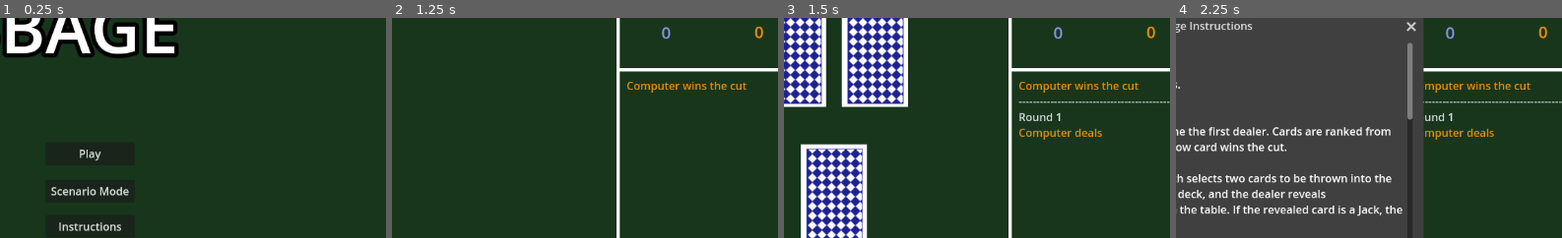
Above: before the commit, frames 1-4 (left to right).
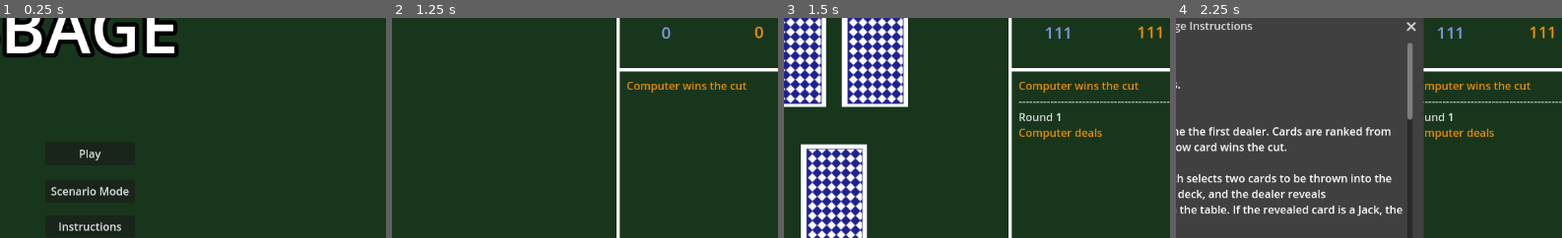
Above: after the commit, the same moments.

Repository: j-gruhn/cribbage
Game: Godot game, scene res://game.tscn
Same seed, same stepped clock (60 frames per second), same inputs: the game is played once before the commit and once after it.
Inputs:
- Up to frame 1 (0.25 s): no input
- Up to frame 2 (1.25 s): click "Play" at 0.5 s
- Up to frame 3 (1.5 s): click "Play" at 1.25 s
- Up to frame 4 (2.25 s): click "?" at 2 s
The pictures show only the part of the screen within x 46-96%, y 10-60%; the shares and areas given below are measured in that part.

Frames 1-2 are identical in both runs. In frame 3, 0.4% of the frame differs, in the area x 67-98%, y 3-10%; in frame 4, 0.4%.

Commit message:
fix computer endgame logic on player deal

Diff:
--- a/game.gd
+++ b/game.gd
@@ -138,6 +138,9 @@
 		game_log.add_text('Round ' + str(round_count) + '\n')
 		game_log.push_color(Color(PLAYER_COLOR[dealer_display]))
 		game_log.add_text(dealer_display + ' deals\n\n')
+
+		score_player.text = '111'
+		score_computer.text = '111'
 
 		shuffle_deck()
 		deal()
@@ -456,7 +459,7 @@
 			cards_computer_node.remove_child(card)
 			card.queue_free()
 	elif DIFFICULTY == 'NORMAL':
-		var highest_score: float = 0.00
+		var highest_score: int = 0
 		var highest_hand: Array = []
 
 		var hands = get_combinations(HAND_COMPUTER, 4)
@@ -470,7 +473,7 @@
 		## if the dealer counts first, pick the lowest cards that guarantee still being able to go out with counting
 			else:
 				for hand in hands:
-					highest_score = calculate_hand_score(hand, 'XX')
+					highest_score = calculate_hand_score(hand, null)['Total']
 					if highest_score > (121 - int(score_computer.text)):
 						highest_hand = hand
 						break
@@ -1017,6 +1020,7 @@
 		seq = [CARD_RANK[cut_card[0]][1]]
 		ranks = [CARD_RANK[cut_card[0]][0]]
 	else:
+		cut_card = 'XX'
 		pips = {'X': 1}
 		seq = [100]
 		ranks = [100]
